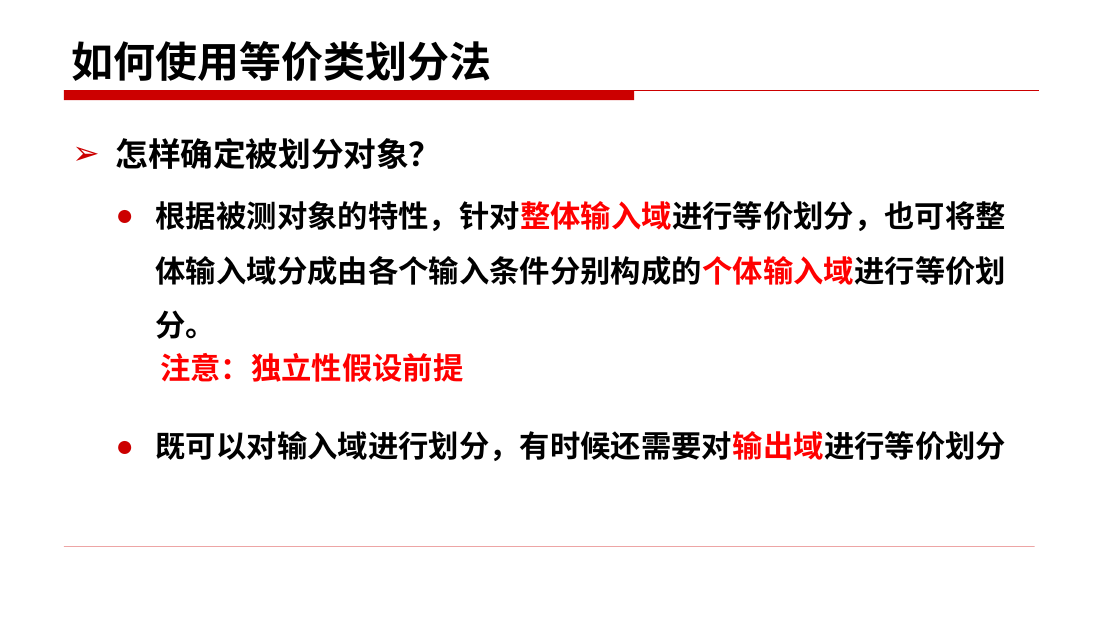
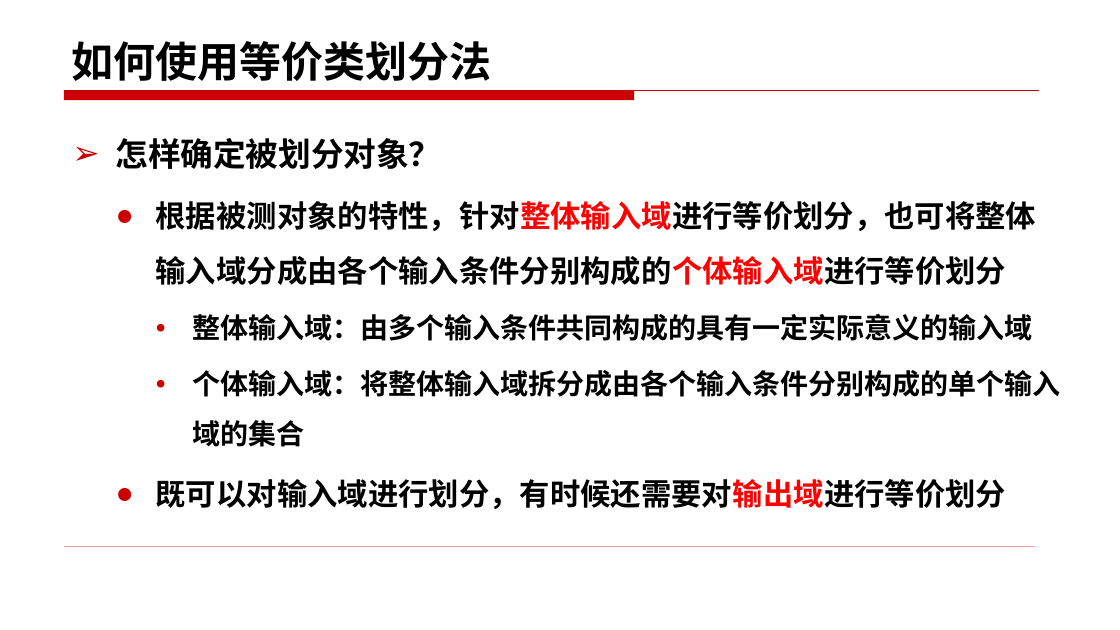
Before and after one commit to edu2act/course-foundation-software-tesing, a slide deck: slide 15 of materials/slides/3.1.pptx (slide 14 before the commit). Drawn at 1120x630 pixels with LibreOffice and Linux fonts; fonts in the diff are those of the drawing. Boxes give left, top, right and bottom in pixels: in the first picture for what was removed or moved away, otherwise in the second. Text is boxed around its words. In the diff, an @@ line names an element or a change of style, - is before the commit and + after.

```diff
--- a/materials/slides/3.1.pptx
+++ b/materials/slides/3.1.pptx
@@ text at (156,201,1060,447): text changed; size 26 to 24 pt @@
-  ● 根据被测对象的特性，针对整体输入域进行等价划分，也可将整体输入域分成由各个输入条件分别构成的个体输入域进行等价划分。
+  ● 根据被测对象的特性，针对整体输入域进行等价划分，也可将整体输入域分成由各个输入条件分别构成的个体输入域进行等价划分
+    • 整体输入域：由多个输入条件共同构成的具有一定实际意义的输入域
+    • 个体输入域：将整体输入域拆分成由各个输入条件分别构成的单个输入域的集合
@@ text removed at (160,353,463,382) @@
-注意：独立性假设前提
```
Also in this commit, not shown: 20 other slides changed, 2 slides added, 9 other files.
